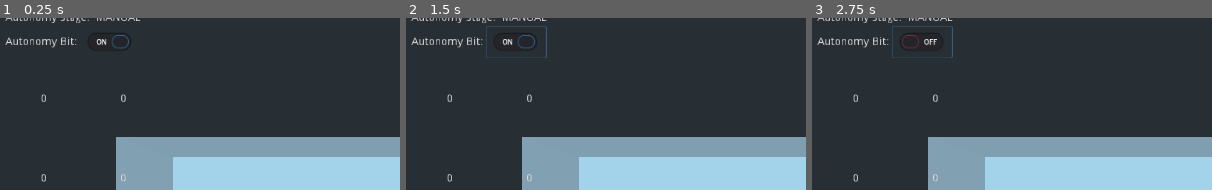
Above: before the commit, frames 1-3 (left to right).
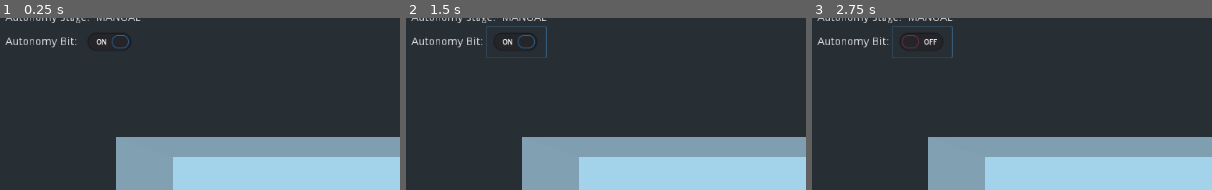
Above: after the commit, the same moments.

Repository: utahrobotics/lunabase_gui
Game: Godot game, scene res://main.tscn
Two runs of this game, one before a commit and one after it. Both use one fixed random seed, a clock stepped at 60 frames per second and the inputs below.
Inputs (mouse positions are % of the whole screen's width and height, from its top left):
- Up to frame 1 (0.25 s): no input
- Up to frame 2 (1.5 s): click (14, 10) at 0.5 s; click (14, 10) at 1.25 s
- Up to frame 3 (2.75 s): click (14, 10) at 2 s
The pictures show only the part of the screen within x 0-50%, y 3-53%; the shares and areas given below are measured in that part.

The runs differ from the first frame. In frame 1, 0.2% of the frame differs, in the area x 10-32%, y 44-96%; in frame 2, 0.2%; in frame 3, 0.2%.

Commit message:
Refactored how packets are handled

Diff:
--- a/bot.tscn
+++ b/bot.tscn
@@ -1,34 +1,30 @@
 [gd_scene load_steps=4 format=2]
 
-[sub_resource type="GDScript" id=3]
+[sub_resource type="GDScript" id=1]
 script/source = "extends Spatial
 
 
-func _handle_bot_data(parsed: Dictionary) -> void:
-	if BotServer.POSITION in parsed:
-		transform.origin = BotServer.array_to_vector(parsed[BotServer.POSITION])
-
-	if BotServer.ORIENTATION in parsed:
-		rotation = BotServer.array_to_vector(parsed[BotServer.ORIENTATION])
+func _handle_odometry(odometry: Odometry) -> void:
+	transform = odometry.transform
 "
 
-[sub_resource type="CylinderMesh" id=1]
+[sub_resource type="CylinderMesh" id=2]
 top_radius = 0.2
 bottom_radius = 0.2
 height = 0.15
 
-[sub_resource type="CubeMesh" id=2]
+[sub_resource type="CubeMesh" id=3]
 size = Vector3( 0.1, 0.1, 0.1 )
 
 [node name="Bot" type="Spatial"]
-script = SubResource( 3 )
+script = SubResource( 1 )
 
 [node name="MeshInstance" type="MeshInstance" parent="."]
 transform = Transform( 1, 0, 0, 0, 1, 0, 0, 0, 1, 0, 0.075, 0 )
-mesh = SubResource( 1 )
+mesh = SubResource( 2 )
 material/0 = null
 
 [node name="MeshInstance2" type="MeshInstance" parent="MeshInstance"]
 transform = Transform( 1, 0, 0, 0, 1, 0, 0, 0, 1, 0, 0, -0.188371 )
-mesh = SubResource( 2 )
+mesh = SubResource( 3 )
 material/0 = null
--- a/bot_server.gd
+++ b/bot_server.gd
@@ -4,18 +4,18 @@
 # TODO Add PS4 control enums
 enum {
 	ODOMETRY,
-	ORIENTATION,
-	POSITION,
 	ARM_ANGLE,
 	AUTONOMY_STAGE,
+	PATHING,
+	COST_MAP,
+	REQUEST_COST_MAP,
 	AUTONOMY_BIT,
-	PATHING,
+	RIGHT_STICK,
+	LEFT_STICK
 }
 
 signal packet_received(delta)
 
-const SECRET_PASSWORD := "LMAO"
-const SECRET_REPLY := "OKAY"
 const PORT_SERVER := 4242
 const LOG_FILENAME := "LUNABOT.LOG"
 
@@ -23,12 +23,11 @@
 var bot: PacketPeerUDP
 var logs := {
 	ODOMETRY: [],
-	ORIENTATION: [],
-	POSITION: [],
 	ARM_ANGLE: [],
 	AUTONOMY_STAGE: [],
 	AUTONOMY_BIT: [],
-	PATHING: []
+	PATHING: [],
+	COST_MAP: []
 }
 var autonomy := true setget set_autonomy
 
@@ -71,48 +70,82 @@
 func _process(_delta):
 	# warning-ignore:return_value_discarded
 	udp.poll()
-	if bot == null:
-		if not udp.is_connection_available():
-			return
+	if udp.is_connection_available():
 		var peer := udp.take_connection()
 
 		if peer.get_packet_error() != 0:
-			print("Packet received from", peer.get_packet_ip(), "but there was error code:", peer.get_packet_error())
+			prints("Packet received from", peer.get_packet_ip(), "but there was error code:", peer.get_packet_error())
 			return
 
-		var peer_message := peer.get_packet().get_string_from_utf8()
-		if peer_message != SECRET_PASSWORD:
-			print("Received connection but password was false: ", peer_message, "\n from ", peer.get_packet_ip())
-			return
+		if bot == null:
+			prints("Received first packet from", peer.get_packet_ip())
 
-		print("Received valid connection from bot and replied with secret reply")
-		# warning-ignore:return_value_discarded
-		peer.put_packet(SECRET_REPLY.to_utf8())
+		else:
+			prints("Received packet from different ip:", peer.get_packet_ip(), "listening to new ip...")
+
 		bot = peer
+
+	if bot == null: return
+	var msg := bot.get_packet().get_string_from_utf8()
+	if msg.length() == 0: return
+	var err := validate_json(msg)
+	if err.length() > 0:
+		print("Recieved unparsable message: ", msg)
 		return
 
-	var msg := bot.get_packet().get_string_from_utf8()
-	if msg.length() > 0:
-		var err := validate_json(msg)
-		if err.length() > 0:
-			print("Recieved unparsable message: ", msg)
-			return
-		var current_time := OS.get_system_time_msecs()
-		emit_signal("packet_received", current_time - _last_packet_time)
-		_last_packet_time = current_time
-		var parsed := {}
-		var parsed_raw: Dictionary = parse_json(msg)
-		for key in parsed_raw:
-			parsed[int(key)] = parsed_raw[key]
-		get_tree().root.propagate_call("_handle_bot_data", [parsed])
-		for key in parsed:
-			logs[key].append([get_runtime(), parsed[key]])
+	var current_time := OS.get_system_time_msecs()
+	emit_signal("packet_received", current_time - _last_packet_time)
+	_last_packet_time = current_time
+
+	var parsed: Dictionary = parse_json(msg)
+	for key in parsed:
+		var data = parsed[key]
+		match int(key):
+			ODOMETRY:
+				get_tree().root.propagate_call("_handle_odometry", [Odometry.new(data)])
+
+			ARM_ANGLE:
+				get_tree().root.propagate_call("_handle_arm_angle", [data])
+
+			AUTONOMY_STAGE:
+				get_tree().root.propagate_call("_handle_autonomy_stage", [data])
+
+			PATHING:
+				var path := PoolVector3Array()
+				for arr in data:
+					path.append(array_to_vector(arr))
+				get_tree().root.propagate_call("_handle_pathing", [path])
+
+			COST_MAP:
+				assert(false)
+
+			_:
+				prints("Received unrecognized enum:", key)
+
+		logs[key].append([get_runtime(), data])
 
 
 func _input(event):
 	# TODO Add controller input
-#	bot.put_packet(to_json([]).to_utf8())
-	pass
+	if event.is_action_pressed("change_autonomy"):
+		set_autonomy(true)
+
+	elif event.is_action_released("change_autonomy"):
+		set_autonomy(false)
+
+	elif event is InputEventJoypadMotion:
+		if event.axis == JOY_AXIS_0 or event.axis == JOY_AXIS_1:
+			bot.put_packet(to_json({LEFT_STICK: [Input.get_joy_axis(0, JOY_AXIS_0), Input.get_joy_axis(0, JOY_AXIS_1)]}).to_utf8())
+
+		elif event.axis == JOY_AXIS_2 or event.axis == JOY_AXIS_3:
+			bot.put_packet(to_json({LEFT_STICK: [Input.get_joy_axis(0, JOY_AXIS_2), Input.get_joy_axis(0, JOY_AXIS_3)]}).to_utf8())
+
+		return
+
+	elif not event is InputEventJoypadButton:
+		return
+
+	bot.put_packet(to_json({event.button_index: event.pressed}).to_utf8())
 
 
 func _exit_tree():
--- a/main.gd
+++ /dev/null
@@ -1,6 +0,0 @@
-extends Node
-
-
-# Called when the node enters the scene tree for the first time.
-func _handle_bot_data(data: Dictionary):
-	print(data)
--- a/main.tscn
+++ b/main.tscn
@@ -1,6 +1,5 @@
-[gd_scene load_steps=7 format=2]
+[gd_scene load_steps=6 format=2]
 
-[ext_resource path="res://odometry_iistener.gd" type="Script" id=1]
 [ext_resource path="res://bot.tscn" type="PackedScene" id=2]
 [ext_resource path="res://pathing_render.gd" type="Script" id=3]
 
@@ -83,58 +82,6 @@
 pressed = true
 script = SubResource( 2 )
 
-[node name="GridContainer" type="GridContainer" parent="LeftHUD"]
-margin_top = 62.0
-margin_right = 200.0
-margin_bottom = 262.0
-rect_min_size = Vector2( 200, 200 )
-size_flags_horizontal = 0
-size_flags_vertical = 0
-columns = 2
-__meta__ = {
-"_edit_use_anchors_": false
-}
-
-[node name="OdometryListener" type="Label" parent="LeftHUD/GridContainer"]
-margin_left = 45.0
-margin_top = 42.0
-margin_right = 53.0
-margin_bottom = 56.0
-size_flags_horizontal = 6
-size_flags_vertical = 6
-text = "0"
-script = ExtResource( 1 )
-
-[node name="OdometryListener2" type="Label" parent="LeftHUD/GridContainer"]
-margin_left = 147.0
-margin_top = 42.0
-margin_right = 155.0
-margin_bottom = 56.0
-size_flags_horizontal = 6
-size_flags_vertical = 6
-text = "0"
-script = ExtResource( 1 )
-
-[node name="OdometryListener3" type="Label" parent="LeftHUD/GridContainer"]
-margin_left = 45.0
-margin_top = 144.0
-margin_right = 53.0
-margin_bottom = 158.0
-size_flags_horizontal = 6
-size_flags_vertical = 6
-text = "0"
-script = ExtResource( 1 )
-
-[node name="OdometryListener4" type="Label" parent="LeftHUD/GridContainer"]
-margin_left = 147.0
-margin_top = 144.0
-margin_right = 155.0
-margin_bottom = 158.0
-size_flags_horizontal = 6
-size_flags_vertical = 6
-text = "0"
-script = ExtResource( 1 )
-
 [node name="RightHUD" type="VBoxContainer" parent="."]
 anchor_left = 0.5
 anchor_right = 1.0
@@ -185,7 +132,7 @@
 
 [node name="Box" type="Spatial" parent="."]
 
-[node name="Spatial" parent="Box" instance=ExtResource( 2 )]
+[node name="Bot" parent="Box" instance=ExtResource( 2 )]
 transform = Transform( 1, 0, 0, 0, 1, 0, 0, 0, 1, 0, 0, -0.320545 )
 
 [node name="Box" type="CSGBox" parent="Box"]
--- /dev/null
+++ b/odometry.gd
@@ -0,0 +1,14 @@
+class_name Odometry
+extends Reference
+
+
+var transform: Transform
+var linear_velocity: Vector3
+var angular_velocity: Vector3
+
+
+func _init(odometry_data: Array):
+	# rotation, origin, lin_vel, ang_vel
+	transform = Transform(Basis(BotServer.array_to_vector(odometry_data[0])), BotServer.array_to_vector(odometry_data[1]))
+	linear_velocity = BotServer.array_to_vector(odometry_data[2])
+	angular_velocity = BotServer.array_to_vector(odometry_data[3])
--- a/odometry_iistener.gd
+++ /dev/null
@@ -1,9 +0,0 @@
-class_name OdometryListener
-extends Label
-
-
-func _handle_bot_data(parsed: Dictionary) -> void:
-	if not BotServer.ODOMETRY in parsed:
-		return
-
-	text = str(parsed[BotServer.ODOMETRY][get_index()])
--- a/pathing_render.gd
+++ b/pathing_render.gd
@@ -5,9 +5,7 @@
 onready var camera := get_viewport().get_camera()
 
 
-func _handle_bot_data(parsed: Dictionary) -> void:
-	if not BotServer.PATHING in parsed:
-		return
+func _handle_pathing(path: PoolVector3Array) -> void:
 	clear_points()
-	for p in parsed[BotServer.PATHING]:
-		add_point(camera.unproject_position(BotServer.array_to_vector(p)))
+	for p in path:
+		add_point(camera.unproject_position(p))
--- a/project.godot
+++ b/project.godot
@@ -9,10 +9,10 @@
 config_version=4
 
 _global_script_classes=[ {
-"base": "Label",
-"class": "OdometryListener",
+"base": "Reference",
+"class": "Odometry",
 "language": "GDScript",
-"path": "res://odometry_iistener.gd"
+"path": "res://odometry.gd"
 }, {
 "base": "Line2D",
 "class": "PathingRender",
@@ -20,7 +20,7 @@
 "path": "res://pathing_render.gd"
 } ]
 _global_script_class_icons={
-"OdometryListener": "",
+"Odometry": "",
 "PathingRender": ""
 }
 
@@ -34,6 +34,15 @@
 
 BotServer="*res://bot_server.gd"
 
+[input]
+
+change_autonomy={
+"deadzone": 0.5,
+"events": [ Object(InputEventJoypadButton,"resource_local_to_scene":false,"resource_name":"","device":-1,"button_index":3,"pressure":0.0,"pressed":false,"script":null)
+, Object(InputEventKey,"resource_local_to_scene":false,"resource_name":"","device":0,"alt":false,"shift":false,"control":false,"meta":false,"command":false,"pressed":false,"scancode":88,"unicode":0,"echo":false,"script":null)
+ ]
+}
+
 [physics]
 
 common/enable_pause_aware_picking=true
